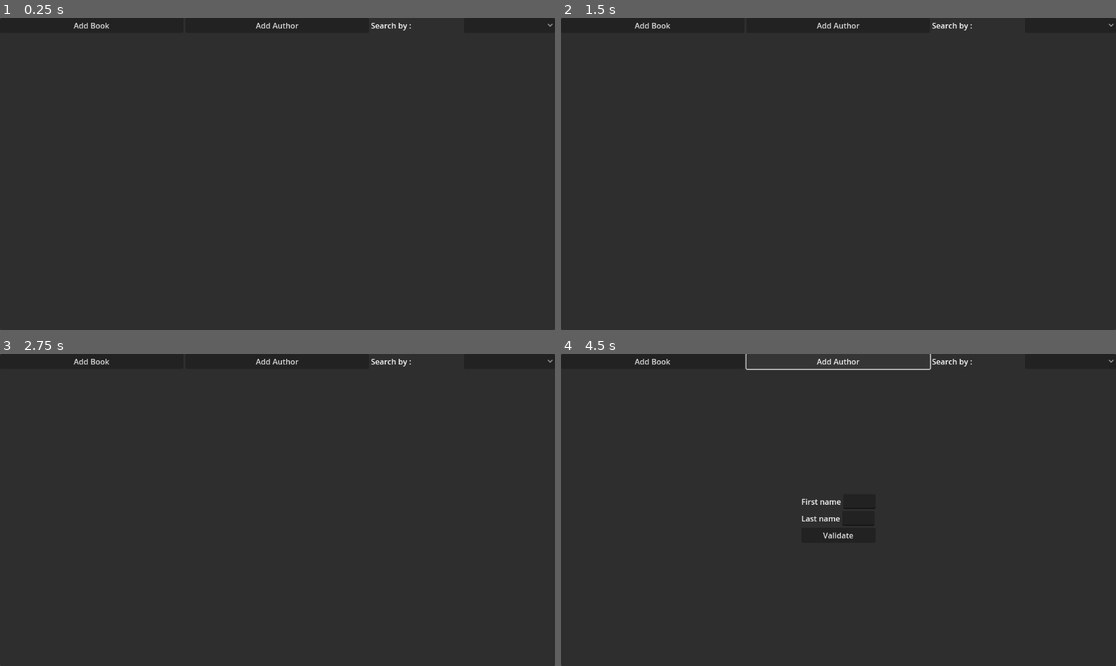
Above: before the commit, frames 1-4 (two rows, left to right).
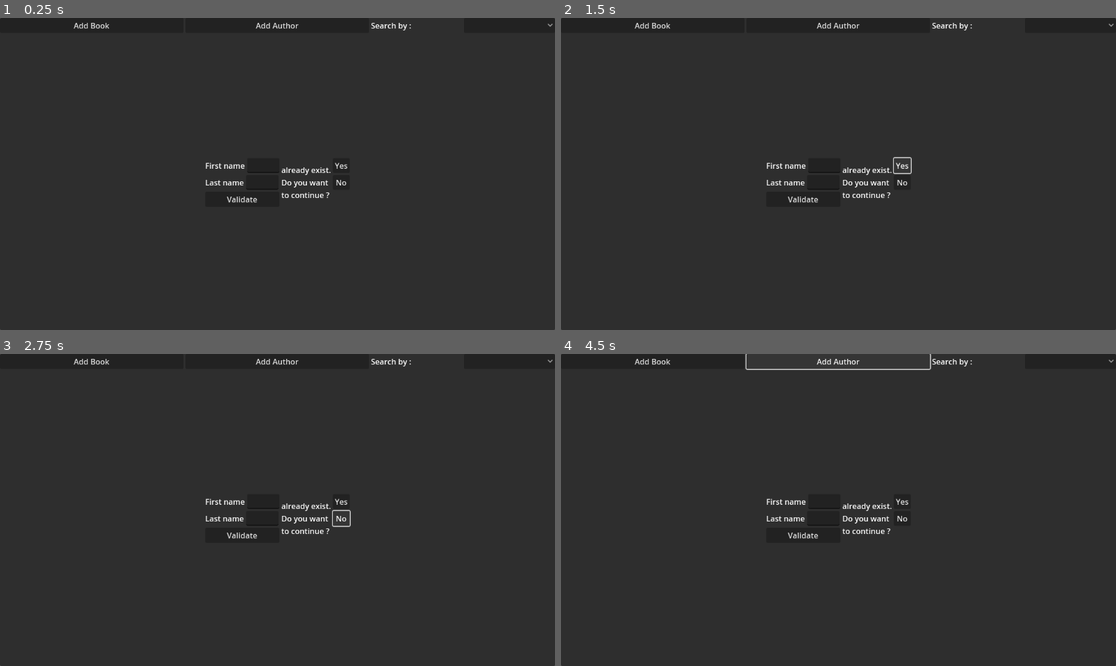
Above: after the commit, the same moments.

Repository: Linghuun/Library
Game: Godot game, scene res://main.tscn
Two runs of this game, one before a commit and one after it. Both use one fixed random seed, a clock stepped at 60 frames per second and the inputs below.
Inputs (mouse positions are in pixels of both pictures, inside the frame that each line leads up to):
- Up to frame 1 (0.25 s): no input
- Up to frame 2 (1.5 s): click (805, 198) at 0.5 s, where only the run after the commit has a clickable "Validate"; click (905, 164) at 1.25 s, where only the run after the commit has a clickable "Yes"
- Up to frame 3 (2.75 s): click (344, 519) at 2 s, where only the run after the commit has a clickable "No"
- Up to frame 4 (4.5 s): click "Add Book" at 2.75 s; click (721, 500) at 3.52 s; type "Alex" at 3.6 s; click (721, 519) at 3.75 s; type "12" at 3.83 s; click (977, 378) at 3.98 s; type "12" at 4.07 s; click "Add Author" at 4.25 s

The runs differ from the first frame. In frame 1, 0.5% of the frame differs, in the area x 37-63%, y 46-60%; in frame 2, 0.5%; in frame 3, 0.5%; in frame 4, 0.7%.

Commit message:
bug fixed

Diff:
--- a/Book.gd
+++ b/Book.gd
@@ -5,6 +5,7 @@
 @onready var authors = main.authors
 
 @export var id_book: int
+@export var id_author: int
 @export var book_name: String
 @export var ISBN: int
 @export var author: Author
--- a/main.gd
+++ b/main.gd
@@ -4,7 +4,7 @@
 const Book = preload("res://Book.gd")
 
 
-@onready var top_menu = $Panel/VBoxContainer/TopMenu
+@onready var top_menu =  $Panel/VBoxContainer/TopMenu
 @onready var search_by = $Panel/VBoxContainer/TopMenu/SearchMenu/SearchBy
 
 @onready var search_menu = $Panel/VBoxContainer/SearchMenu
@@ -15,14 +15,12 @@
 
 @onready var add_book_menu = $Panel/VBoxContainer/AddBookMenu
 @onready var listing2 =      $Panel/VBoxContainer/AddBookMenu/SearchMenu/ScrollContainer/Listing2
-@onready var search_bar2 =    $Panel/VBoxContainer/AddBookMenu/SearchMenu/SearchBar2
+@onready var search_bar2 =   $Panel/VBoxContainer/AddBookMenu/SearchMenu/SearchBar2
 
 
 @onready var authors = {}
 @onready var aut_updated = false
 @onready var book_updated = false
-
-
 
 func update_aut():
 	var file = FileAccess.open("res://Author.txt", FileAccess.READ)
@@ -37,7 +35,6 @@
 
 func update_book():
 	pass
-
 
 func display_authors(node, function):
 	if aut_updated == false:
@@ -63,13 +60,11 @@
 		2:
 			print("ttt")
 
-
 func validate_aut(entry1, entry2):
 	if not "/" in entry1.text and not "/" in entry2.text:
 		var aut = Author.new(len(authors), entry1.text, entry2.text)
 		authors[len(authors)] = (aut)
 		aut.save()
-
 
 func delete_children(node):
 	for child in node.get_children():
@@ -101,16 +96,18 @@
 
 
 func _on_search_bar_text_changed(text):
+	var index = search_by.selected
 	var node: Node
 	if add_book_menu.visible == true:
 		node = listing2
 	else:
 		node = listing
 	delete_children(node)
-	for id in authors:
-		var name_lastname = authors[id].first_name + authors[id].last_name
-		var lastname_name = authors[id].last_name + authors[id].first_name
-		if text.similarity(name_lastname) > 0.2 or text.similarity(lastname_name) > 0.2 or text in lastname_name:
-			authors[id].display(node, temp)
-	if text == "":
-		display_authors(node, temp)
+	if node == listing2 or index == 0:
+		for id in authors:
+			var name_lastname = authors[id].first_name + authors[id].last_name
+			var lastname_name = authors[id].last_name + authors[id].first_name
+			if text.similarity(name_lastname) > 0.3 or text.similarity(lastname_name) > 0.3 or text in lastname_name:
+				authors[id].display(node, temp)
+		if text == "":
+			display_authors(node, temp)
--- a/main.tscn
+++ b/main.tscn
@@ -76,35 +76,57 @@
 popup/item_2/text = "ISBN"
 popup/item_2/id = 2
 
-[node name="AddAuthorMenu" type="VBoxContainer" parent="Panel/VBoxContainer"]
-visible = false
+[node name="AddAuthorMenu" type="HBoxContainer" parent="Panel/VBoxContainer"]
 layout_mode = 2
 size_flags_horizontal = 4
 size_flags_vertical = 6
 
-[node name="HBoxFirstName" type="HBoxContainer" parent="Panel/VBoxContainer/AddAuthorMenu"]
-layout_mode = 2
-
-[node name="LabFirstName" type="Label" parent="Panel/VBoxContainer/AddAuthorMenu/HBoxFirstName"]
+[node name="VBoxContainer" type="VBoxContainer" parent="Panel/VBoxContainer/AddAuthorMenu"]
+layout_mode = 2
+
+[node name="HBoxFirstName" type="HBoxContainer" parent="Panel/VBoxContainer/AddAuthorMenu/VBoxContainer"]
+layout_mode = 2
+
+[node name="LabFirstName" type="Label" parent="Panel/VBoxContainer/AddAuthorMenu/VBoxContainer/HBoxFirstName"]
 layout_mode = 2
 text = "First name"
 
-[node name="EntryLastName" type="LineEdit" parent="Panel/VBoxContainer/AddAuthorMenu/HBoxFirstName"]
-layout_mode = 2
-
-[node name="HBoxLastName" type="HBoxContainer" parent="Panel/VBoxContainer/AddAuthorMenu"]
-layout_mode = 2
-
-[node name="LabLastName" type="Label" parent="Panel/VBoxContainer/AddAuthorMenu/HBoxLastName"]
+[node name="EntryLastName" type="LineEdit" parent="Panel/VBoxContainer/AddAuthorMenu/VBoxContainer/HBoxFirstName"]
+layout_mode = 2
+
+[node name="HBoxLastName" type="HBoxContainer" parent="Panel/VBoxContainer/AddAuthorMenu/VBoxContainer"]
+layout_mode = 2
+
+[node name="LabLastName" type="Label" parent="Panel/VBoxContainer/AddAuthorMenu/VBoxContainer/HBoxLastName"]
 layout_mode = 2
 text = "Last name"
 
-[node name="EntryLastName" type="LineEdit" parent="Panel/VBoxContainer/AddAuthorMenu/HBoxLastName"]
-layout_mode = 2
-
-[node name="ValidateAut" type="Button" parent="Panel/VBoxContainer/AddAuthorMenu"]
+[node name="EntryLastName" type="LineEdit" parent="Panel/VBoxContainer/AddAuthorMenu/VBoxContainer/HBoxLastName"]
+layout_mode = 2
+
+[node name="ValidateAut" type="Button" parent="Panel/VBoxContainer/AddAuthorMenu/VBoxContainer"]
 layout_mode = 2
 text = "Validate"
+
+[node name="HBoxContainer" type="HBoxContainer" parent="Panel/VBoxContainer/AddAuthorMenu"]
+layout_mode = 2
+
+[node name="Label" type="Label" parent="Panel/VBoxContainer/AddAuthorMenu/HBoxContainer"]
+layout_mode = 2
+text = "already exist.
+Do you want
+to continue ?"
+
+[node name="VBoxContainer" type="VBoxContainer" parent="Panel/VBoxContainer/AddAuthorMenu/HBoxContainer"]
+layout_mode = 2
+
+[node name="Button" type="Button" parent="Panel/VBoxContainer/AddAuthorMenu/HBoxContainer/VBoxContainer"]
+layout_mode = 2
+text = "Yes"
+
+[node name="Button2" type="Button" parent="Panel/VBoxContainer/AddAuthorMenu/HBoxContainer/VBoxContainer"]
+layout_mode = 2
+text = "No"
 
 [node name="SearchMenu" type="VBoxContainer" parent="Panel/VBoxContainer"]
 visible = false
Not shown, changed: icon.svg.import
